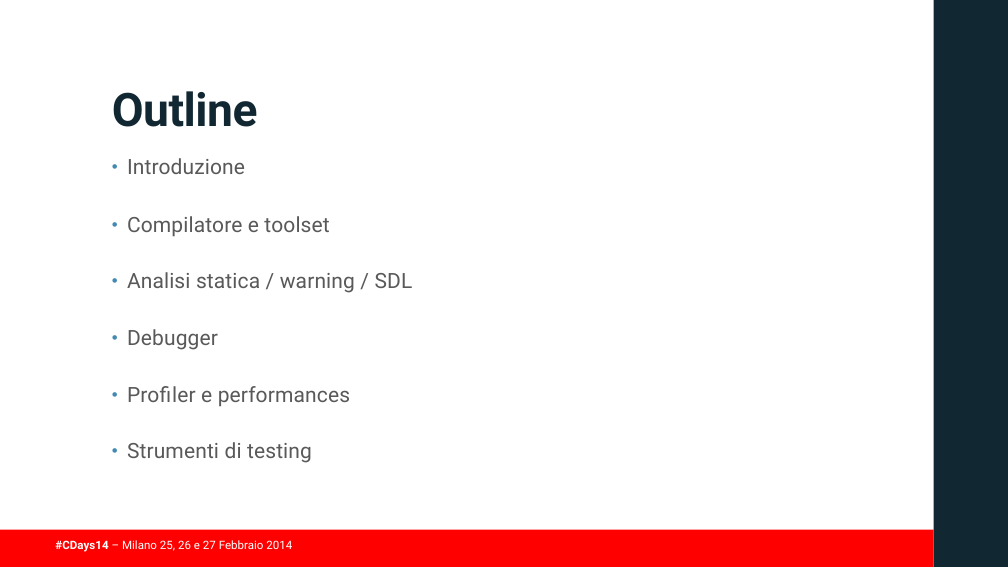
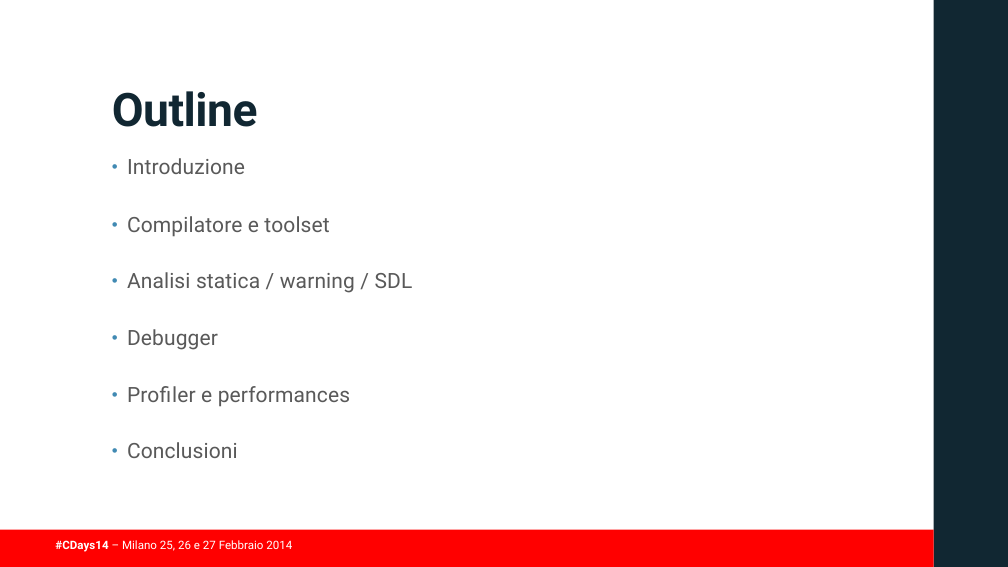
Before and after one commit to guidop/CDays14, a slide deck: slide 6 of presentazioneCDAYS2014.pptx. Drawn at 1008x567 pixels with LibreOffice and Linux fonts; fonts in the diff are those of the drawing; background and template pictures are left out. Boxes give left, top, right and bottom in pixels: in the first picture for what was removed or moved away, otherwise in the second. Text is boxed around its words. In the diff, an @@ line names an element or a change of style, - is before the commit and + after.

```diff
--- a/presentazioneCDAYS2014.pptx
+++ b/presentazioneCDAYS2014.pptx
@@ text at (x1=127, y1=442, x2=238, y2=458): text changed @@
-• Strumenti di testing
+• Conclusioni
```
Also in this commit, not shown: 1 other slide changed, 9 slides added.
